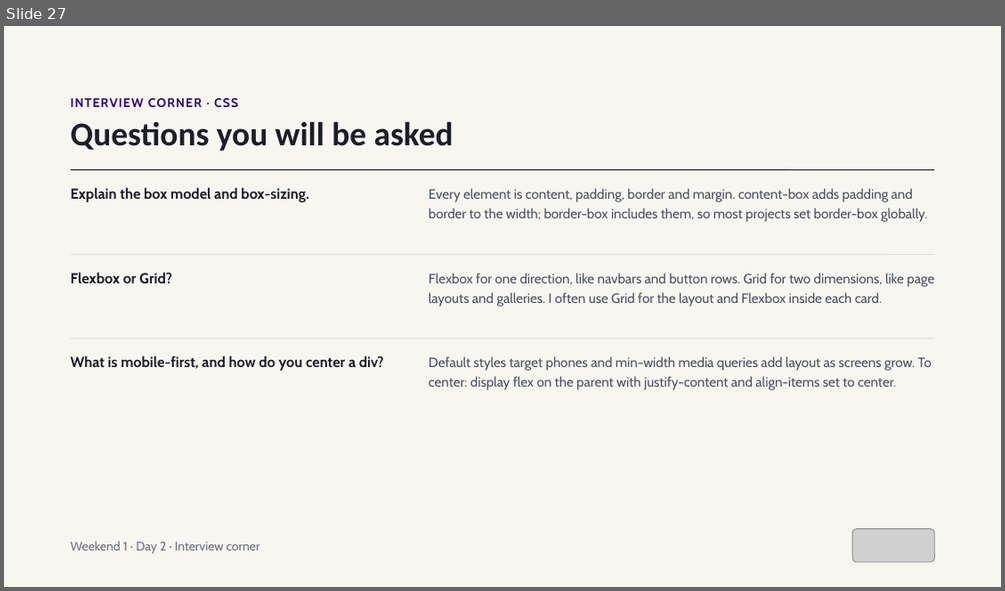
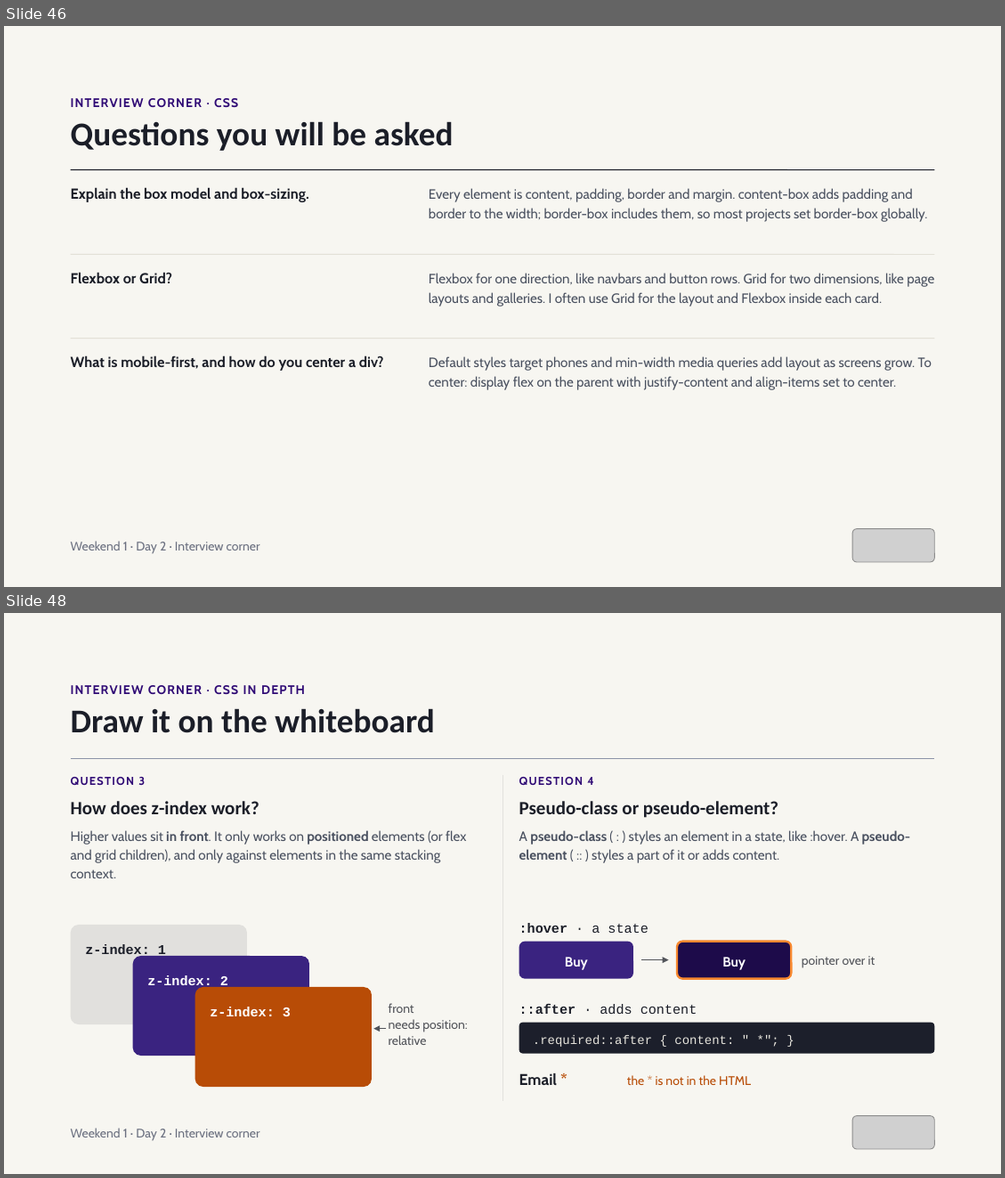
Before and after one commit to Matiz009/web-qi, a slide deck: resources/Weekend 1 — Dev Foundations & Modern Web.pptx. Shown one above the other, each under a label of ours: slide 27 before the commit, slides 46 and 48 after it; the slides between them are not shown. The pictures are 1005x591 and 1005x1178 pixels, drawn with LibreOffice and Linux fonts; fonts in the diff are those of the drawing; grey boxes stand for pictures. Boxes give left, top, right and bottom in pixels: in the first picture for what was removed or moved away, otherwise in the second. Text is boxed around its words. In the diff, an @@ line names an element or a change of style, - is before the commit and + after.

```diff
--- a/resources/Weekend 1 — Dev Foundations & Modern Web.pptx
+++ b/resources/Weekend 1 — Dev Foundations & Modern Web.pptx
@@ slide 48 added at (x1=4, y1=613, x2=1001, y2=1174), background #F7F6F1 @@
@@ text added at (x1=71, y1=685, x2=305, y2=694), 12 pt, text #2F0A75, bold @@
+INTERVIEW CORNER · CSS IN DEPTH
@@ title added at (x1=71, y1=708, x2=435, y2=733), 32 pt, text #1B1E28, bold @@
+Draw it on the whiteboard
@@ line added from (71, 758) to (934, 758), #8B93A7 0.75 pt @@
@@ text added at (x1=71, y1=777, x2=145, y2=785), 11 pt, text #2F0A75, bold @@
+QUESTION 3
@@ line added from (502, 775) to (502, 1102), #E1E0DD 0.75 pt @@
@@ text added at (x1=519, y1=777, x2=593, y2=785), 11 pt, text #2F0A75, bold @@
+QUESTION 4
@@ text added at (x1=71, y1=801, x2=259, y2=814), 18 pt, text #1B1E28, bold @@
+How does z-index work?
@@ text added at (x1=519, y1=801, x2=778, y2=818), 18 pt, text #1B1E28, bold @@
+Pseudo-class or pseudo-element?
@@ text added at (x1=71, y1=830, x2=466, y2=878), 13 pt, text #4A5160 @@
+Higher values sit in front. It only works on positioned elements (or flex and grid children), and only against elements in the same stacking context.
@@ text added at (x1=519, y1=830, x2=911, y2=863), 13 pt, text #4A5160 @@
+A pseudo-class ( : ) styles an element in a state, like :hover. A pseudo-element ( :: ) styles a part of it or adds content.
@@ rounded rectangle added at (x1=71, y1=925, x2=247, y2=1024), fill #E1E0DD, 13 pt, text #1B1E28, bold @@
+z-index: 1
@@ text added at (x1=519, y1=923, x2=647, y2=933), 13 pt, text #1B1E28 @@
+:hover · a state
@@ rounded rectangle added at (x1=133, y1=956, x2=309, y2=1055), fill #3A2380, 13 pt, text #FFFFFF, bold @@
+z-index: 2
@@ rounded rectangle added at (x1=519, y1=941, x2=633, y2=979), fill #3A2380, 13 pt, text #FFFFFF, bold @@
+Buy
@@ rounded rectangle added at (x1=677, y1=941, x2=792, y2=979), fill #1D0B4A, outline #F7882F 2 pt, 13 pt, text #FFFFFF, bold @@
+Buy
@@ text added at (x1=801, y1=956, x2=875, y2=968), 12 pt, text #52545A @@
+pointer over it
@@ arrow added from (642, 960) to (669, 960), #52545A 1 pt @@
@@ rounded rectangle added at (x1=195, y1=987, x2=372, y2=1086), fill #B84C06, 13 pt, text #FFFFFF, bold @@
+z-index: 3
@@ text added at (x1=388, y1=1003, x2=467, y2=1045), 12 pt, text #52545A @@
+front
+needs position: relative
@@ text added at (x1=519, y1=1004, x2=697, y2=1013), 13 pt, text #1B1E28 @@
+::after · adds content
@@ arrow added from (386, 1029) to (373, 1029), #52545A 1 pt @@
@@ rounded rectangle added at (x1=519, y1=1022, x2=935, y2=1054), fill #1C1F2B, 12 pt, text #E6E4DC @@
+.required::after { content: " *"; }
@@ text added at (x1=519, y1=1073, x2=557, y2=1085), 15 pt, text #1B1E28, bold @@
+Email *
@@ text added at (x1=627, y1=1075, x2=751, y2=1085), 12 pt, text #B84C06 @@
+the * is not in the HTML
@@ picture added at (x1=853, y1=1116, x2=935, y2=1149) @@
@@ text added at (x1=71, y1=1127, x2=260, y2=1141), 12 pt, text #6B7080 @@
+Weekend 1 · Day 2 · Interview corner
@@ what was slide 27 is now slide 46 @@
```
Also in this commit, not shown: 10 slides changed, 21 other slides added, 5 other files.
